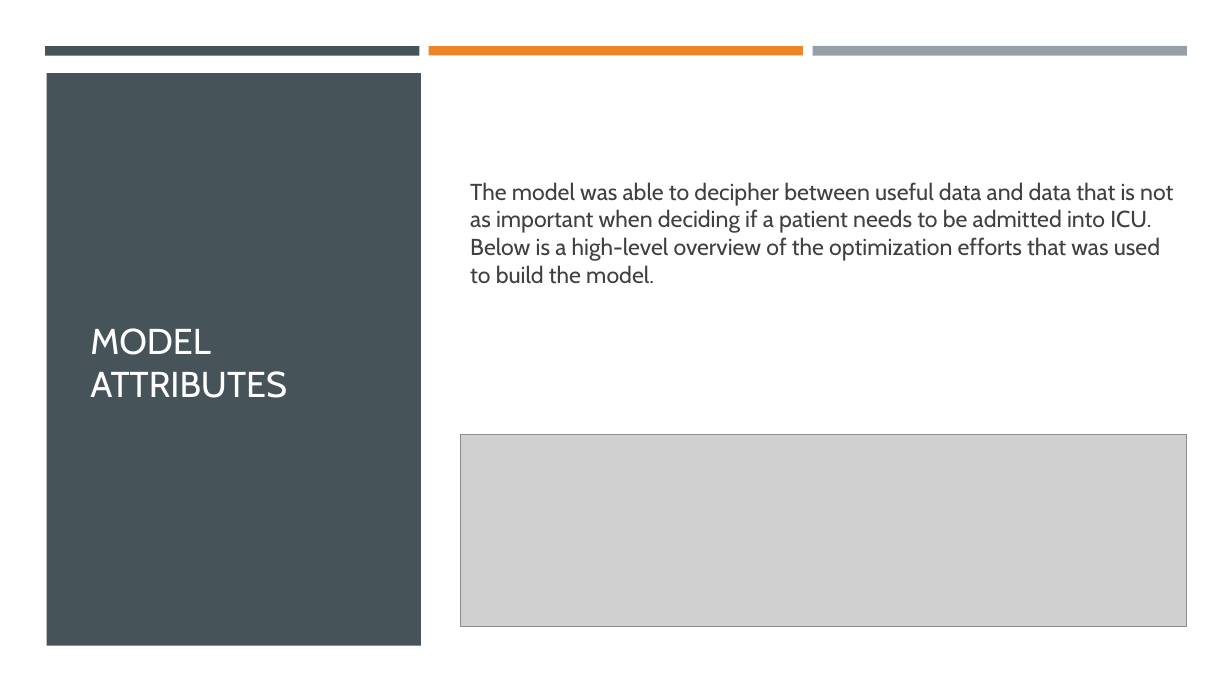
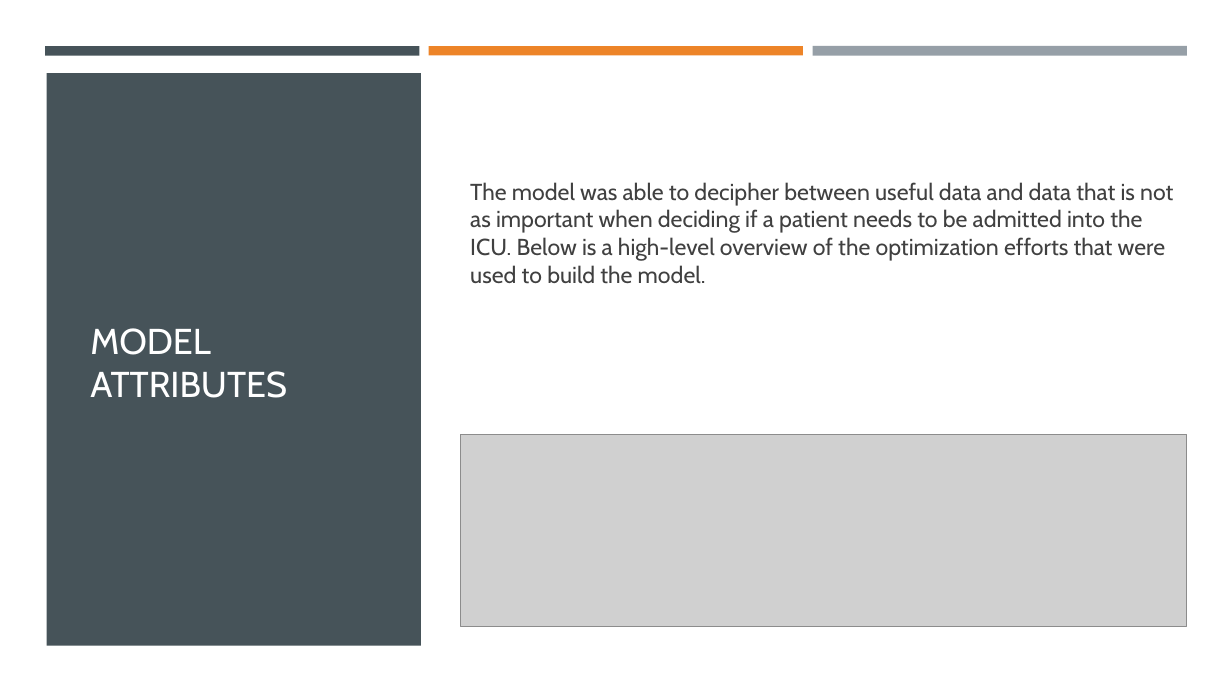
Before and after one commit to AngelicaB93/COVID_19_ICU_Admission_Data_Science_Capstone, a slide deck: slide 12 of ICU Admissions Capstone.pptx. Drawn at 1232x693 pixels with LibreOffice and Linux fonts; fonts in the diff are those of the drawing; grey boxes stand for pictures. Boxes give left, top, right and bottom in pixels: in the first picture for what was removed or moved away, otherwise in the second. Text is boxed around its words. In the diff, an @@ line names an element or a change of style, - is before the commit and + after.

```diff
--- a/ICU Admissions Capstone.pptx
+++ b/ICU Admissions Capstone.pptx
@@ text at (x1=470, y1=182, x2=1173, y2=284): text changed @@
-The model was able to decipher between useful data and data that is not as important when deciding if a patient needs to be admitted into ICU. Below is a high-level overview of the optimization efforts that was used to build the model.
+The model was able to decipher between useful data and data that is not as important when deciding if a patient needs to be admitted into the ICU. Below is a high-level overview of the optimization efforts that were used to build the model.
```
Also in this commit, not shown: 7 other slides changed.
